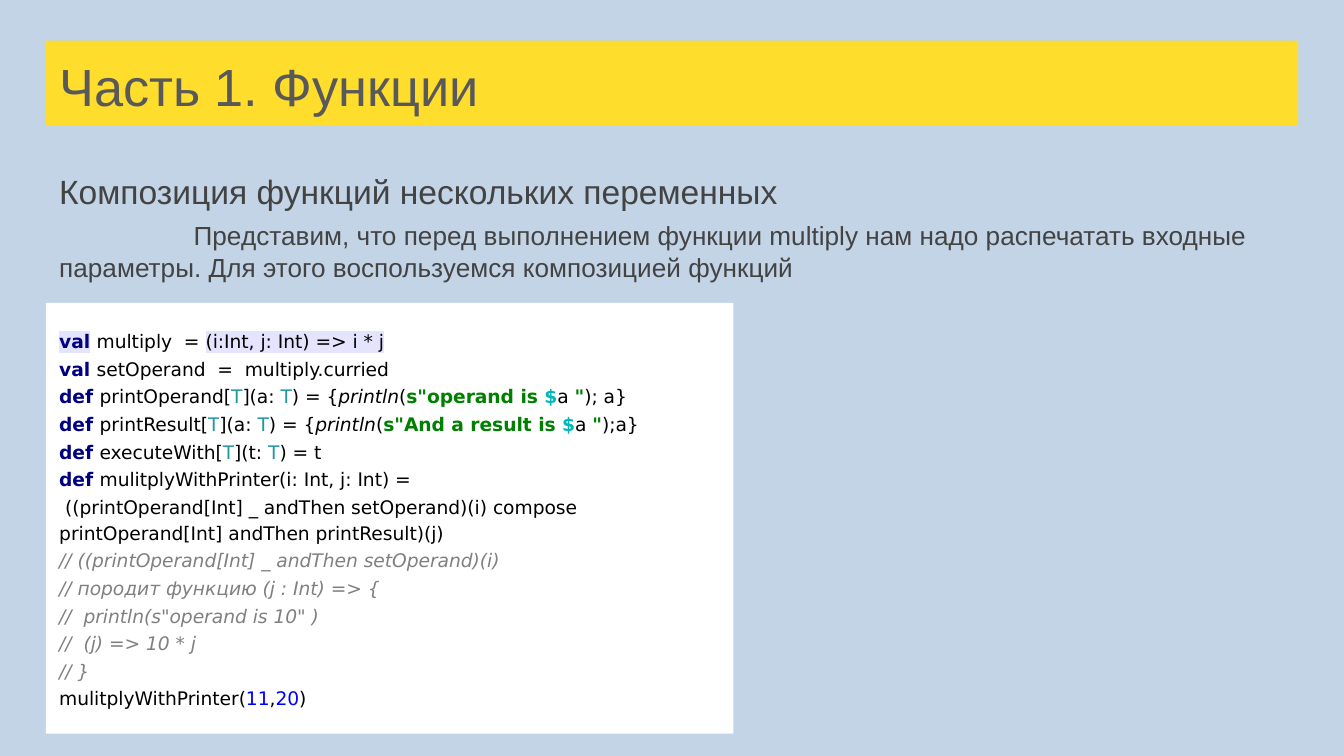
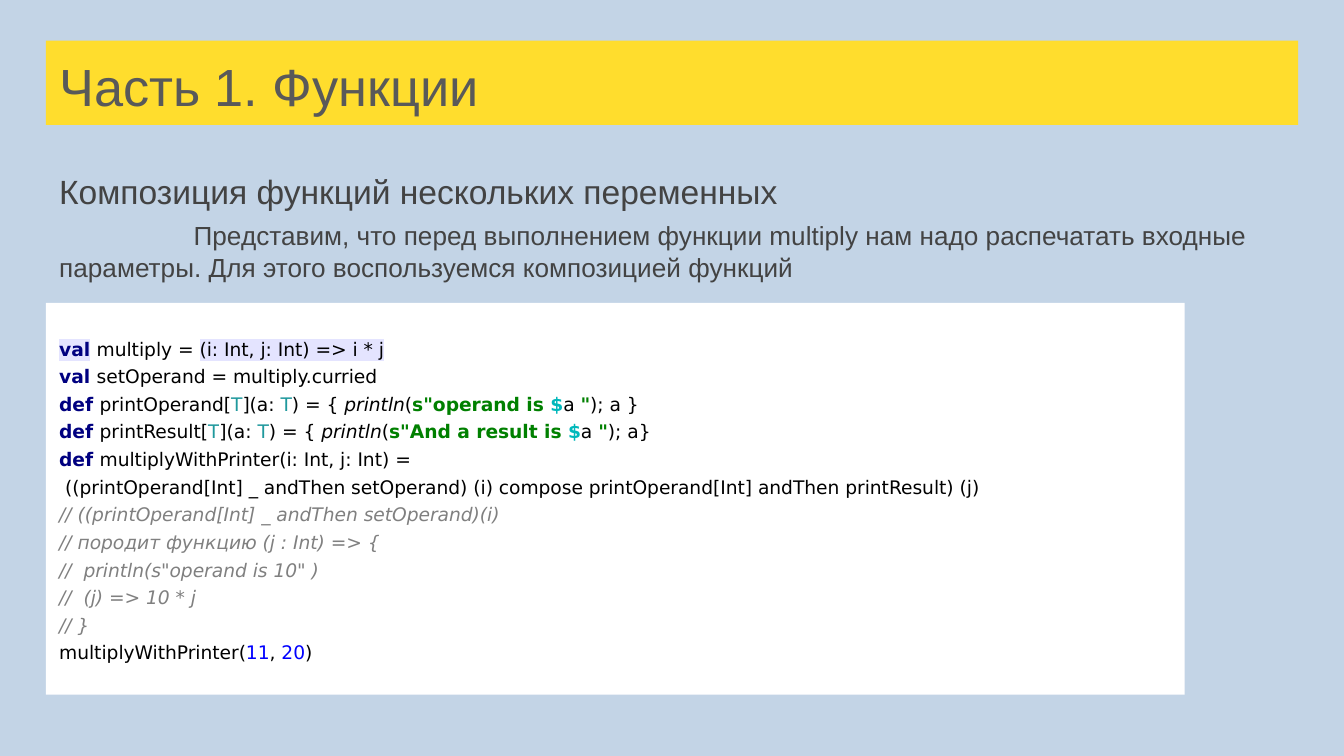
Before and after one commit to kiri11/scala-school, a slide deck: slide 28 of src/main/resources/Лекции Scala для FinTech.pptx. Drawn at 1344x756 pixels with LibreOffice and Linux fonts; fonts in the diff are those of the drawing. Boxes give left, top, right and bottom in pixels: in the first picture for what was removed or moved away, otherwise in the second. Text is boxed around its words. In the diff, an @@ line names an element or a change of style, - is before the commit and + after.

Commit message:
Fix in SQLAPI and Computation fix typos in lectures

```diff
--- a/src/main/resources/Лекции Scala для FinTech.pptx
+++ b/src/main/resources/Лекции Scala для FinTech.pptx
@@ rectangle "val multiply = (i: Int, ...": place and size @@
-rectangle "val multiply = (i: Int, ..." at box(46, 302, 734, 734)
+rectangle "val multiply = (i: Int, ..." at box(46, 302, 1184, 695)
@@ text in rectangle at box(59, 341, 384, 360): spaces changed @@
-val multiply = (i:Int, j: Int) => i * j
+val multiply = (i: Int, j: Int) => i * j
@@ text in rectangle at box(59, 396, 980, 498): text changed @@
-def printOperand[T](a: T) = {println(s"operand is $a "); a}
-def printResult[T](a: T) = {println(s"And a result is $a ");a}
-def executeWith[T](t: T) = t
-def mulitplyWithPrinter(i: Int, j: Int) =
-((printOperand[Int] _ andThen setOperand)(i) compose printOperand[Int] andThen printResult)(j)
+def printOperand[T](a: T) = { println(s"operand is $a "); a }
+def printResult[T](a: T) = { println(s"And a result is $a "); a}
+def multiplyWithPrinter(i: Int, j: Int) =
+((printOperand[Int] _ andThen setOperand) (i) compose printOperand[Int] andThen printResult) (j)
@@ text in rectangle at box(59, 645, 312, 663): text changed @@
-mulitplyWithPrinter(11,20)
+multiplyWithPrinter(11, 20)
```
Also in this commit, not shown: 7 other slides changed, 3 other files.
